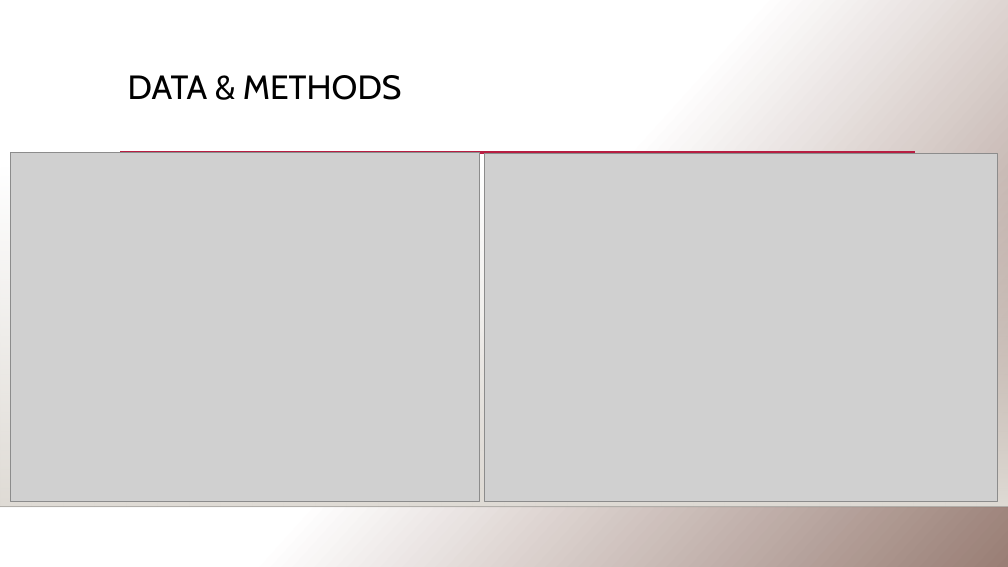
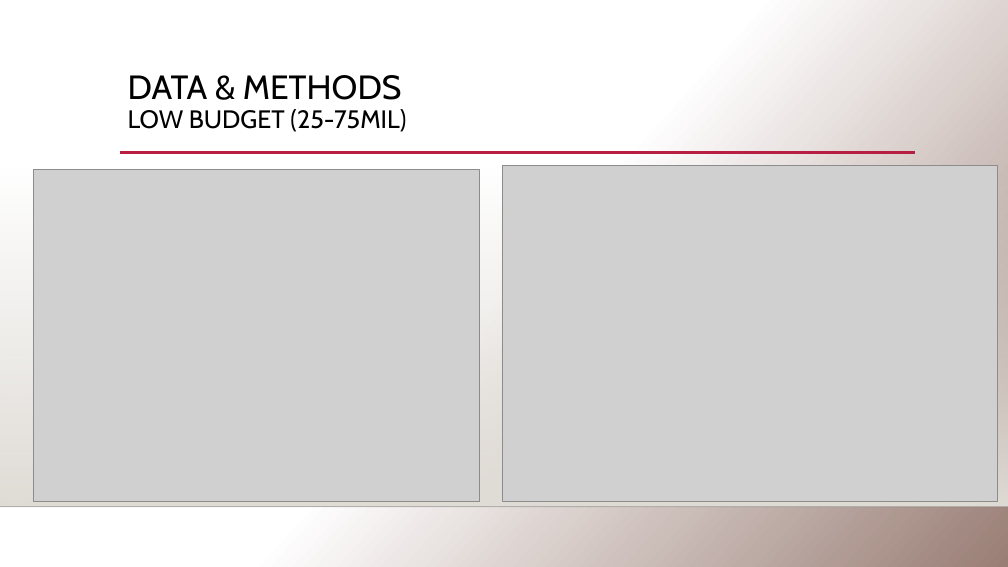
Before and after one commit to jnhoogstra/movie_analysis_Microsoft, a slide deck: slide 11 of Phase 1 Presentation.pptx. Drawn at 1008x567 pixels with LibreOffice and Linux fonts; fonts in the diff are those of the drawing; grey boxes stand for pictures; background and template pictures are left out. Boxes give left, top, right and bottom in pixels: in the first picture for what was removed or moved away, otherwise in the second. Text is boxed around its words. In the diff, an @@ line names an element or a change of style, - is before the commit and + after.

```diff
--- a/Phase 1 Presentation.pptx
+++ b/Phase 1 Presentation.pptx
@@ title at (x1=128, y1=75, x2=406, y2=132): text changed; size 32 to 24 pt @@
-DATA & METHODS
+DATA & METHODS
+LOW BUDGET (25-75MIL)
@@ picture resized from (x1=11, y1=153, x2=480, y2=502) to (x1=33, y1=170, x2=479, y2=502) @@
@@ picture resized from (x1=485, y1=154, x2=998, y2=501) to (x1=503, y1=166, x2=998, y2=501) @@
```
Also in this commit, not shown: 10 other slides changed, 1 other file.
